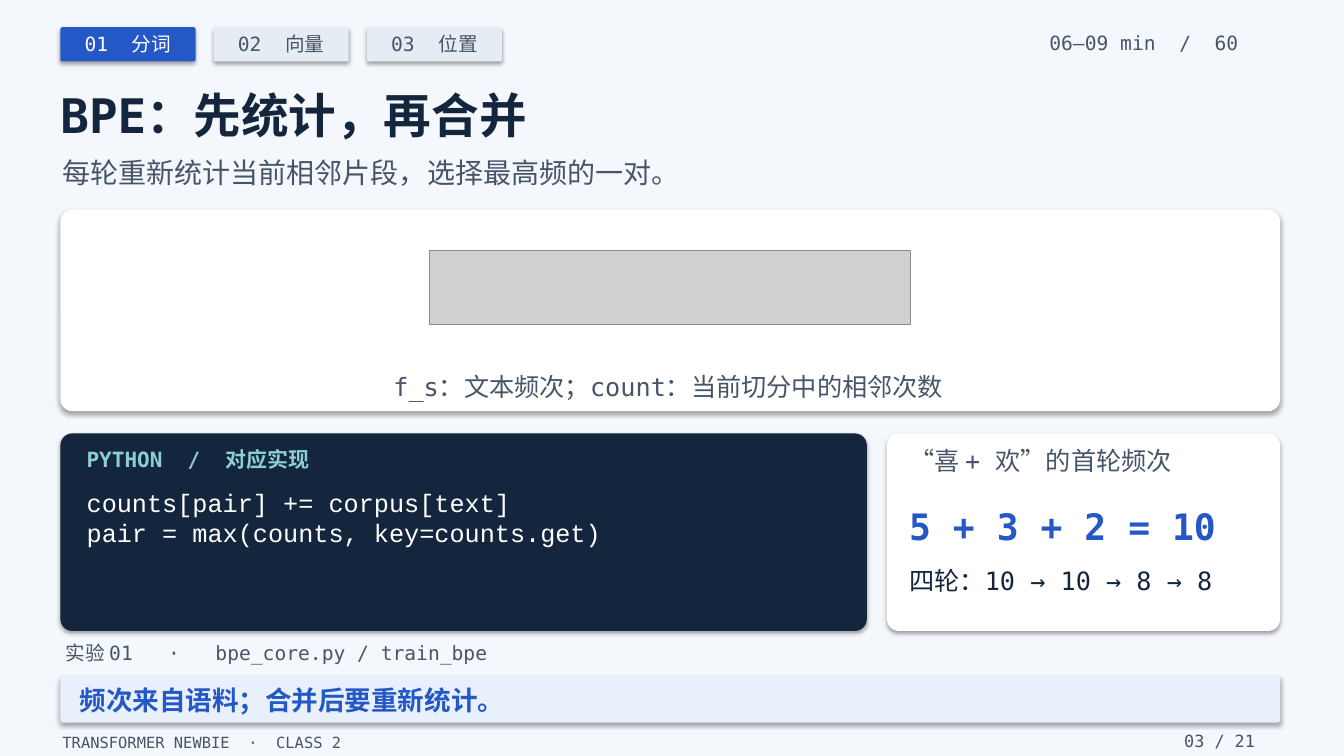
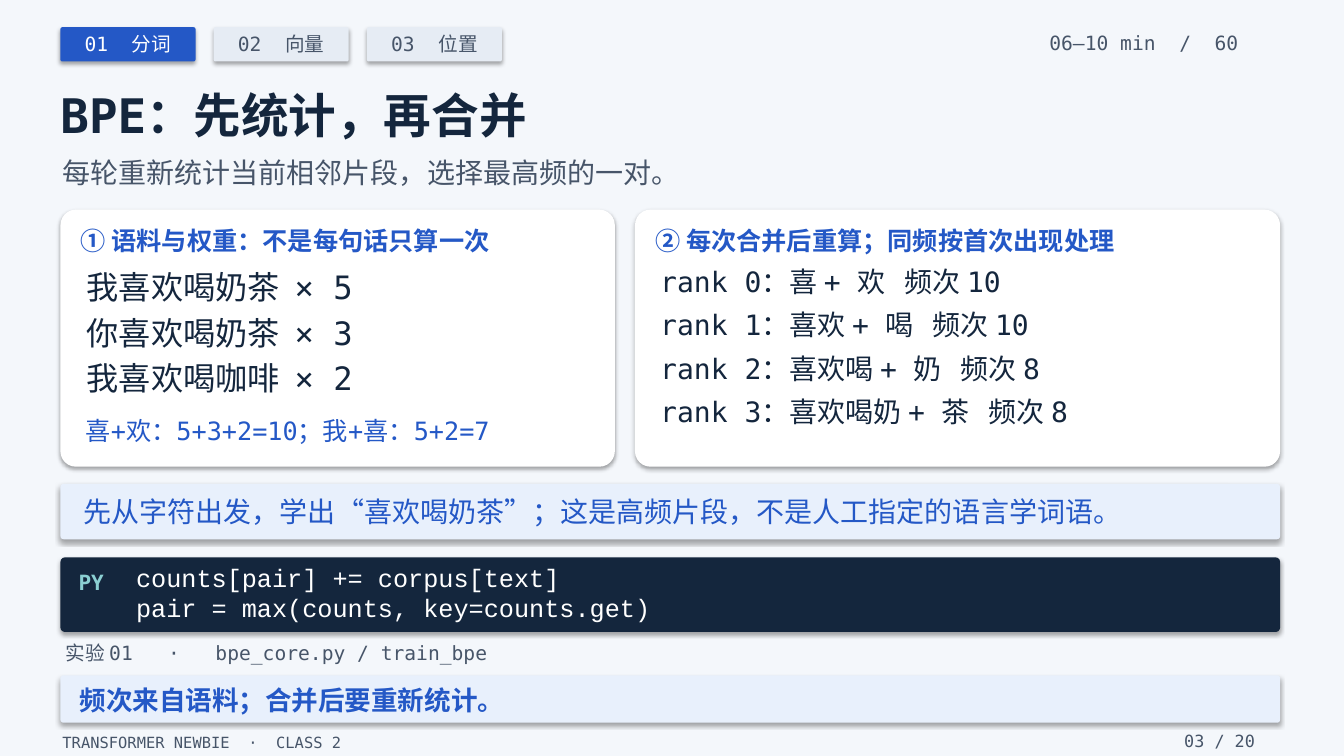
Before and after one commit to yangzy723/Transformer-Newbie, a slide deck: slide 3 of class2/class2_tokens_embeddings_positions.pptx. Drawn at 1344x756 pixels with LibreOffice and Linux fonts; fonts in the diff are those of the drawing; grey boxes stand for pictures. Boxes give left, top, right and bottom in pixels: in the first picture for what was removed or moved away, otherwise in the second. Text is boxed around its words. In the diff, an @@ line names an element or a change of style, - is before the commit and + after.

```diff
--- a/class2/class2_tokens_embeddings_positions.pptx
+++ b/class2/class2_tokens_embeddings_positions.pptx
@@ text at (x1=1049, y1=35, x2=1239, y2=51): text changed @@
-06–09 min / 60
+06–10 min / 60
@@ rounded rectangle resized from (x1=60, y1=210, x2=1280, y2=411) to (x1=60, y1=210, x2=615, y2=467) @@
@@ text added at (x1=81, y1=228, x2=490, y2=253), 18 pt, text #2458C6, bold @@
+① 语料与权重：不是每句话只算一次
@@ rounded rectangle added at (x1=635, y1=210, x2=1280, y2=467), fill #FFFFFF @@
@@ text added at (x1=655, y1=228, x2=1114, y2=255), 18 pt, text #2458C6, bold @@
+② 每次合并后重算；同频按首次出现处理
@@ picture removed at (x1=430, y1=251, x2=911, y2=325) @@
@@ text at (x1=660, y1=268, x2=1001, y2=295): text changed; size 18 to 20 pt; text colour #475569 to #14263D @@
-“喜 + 欢”的首轮频次
+rank 0：喜 + 欢 频次 10
@@ text added at (x1=87, y1=272, x2=352, y2=302), 23 pt, text #14263D @@
+我喜欢喝奶茶 × 5
@@ text added at (x1=87, y1=318, x2=352, y2=348), 23 pt, text #14263D @@
+你喜欢喝奶茶 × 3
@@ text at (x1=660, y1=311, x2=1029, y2=338): text changed; size 26 to 20 pt; text colour #2458C6 to #14263D; bold off @@
-5 + 3 + 2 = 10
+rank 1：喜欢 + 喝 频次 10
@@ text at (x1=660, y1=355, x2=1040, y2=382): text changed; size 18 to 20 pt @@
-四轮：10 → 10 → 8 → 8
+rank 2：喜欢喝 + 奶 频次 8
@@ text added at (x1=87, y1=363, x2=352, y2=393), 23 pt, text #14263D @@
+我喜欢喝咖啡 × 2
@@ text removed at (x1=393, y1=375, x2=943, y2=402) @@
-f_s：文本频次；count：当前切分中的相邻次数
@@ text added at (x1=86, y1=418, x2=490, y2=444), 18 pt, text #2458C6 @@
+喜+欢：5+3+2=10；我+喜：5+2=7
@@ text added at (x1=660, y1=398, x2=1068, y2=425), 20 pt, text #14263D @@
+rank 3：喜欢喝奶 + 茶 频次 8
@@ text removed at (x1=87, y1=449, x2=310, y2=469) @@
-PYTHON / 对应实现
@@ rounded rectangle removed at (x1=887, y1=434, x2=1280, y2=631) @@
@@ rounded rectangle added at (x1=60, y1=484, x2=1280, y2=539), fill #E8F0FC @@
@@ text added at (x1=84, y1=498, x2=1122, y2=526), 20 pt, text #2458C6 @@
+先从字符出发，学出“喜欢喝奶茶”；这是高频片段，不是人工指定的语言学词语。
@@ rounded rectangle resized from (x1=60, y1=434, x2=867, y2=631) to (x1=60, y1=558, x2=1280, y2=632) @@
@@ text "counts[pair] += corpus[text]" moved from (x1=87, y1=494, x2=510, y2=518) to (x1=136, y1=568, x2=559, y2=593) @@
@@ text added at (x1=79, y1=574, x2=104, y2=590), 15 pt, text #8BCFD2, bold @@
+PY
@@ text "pair = max(counts, key=counts.get)" moved from (x1=87, y1=524, x2=601, y2=548) to (x1=136, y1=598, x2=650, y2=623) @@
@@ text at (x1=1184, y1=734, x2=1255, y2=747): text changed @@
-03 / 21
+03 / 20
```
Also in this commit, not shown: 19 other slides changed, 1 slide removed, 49 other files.
